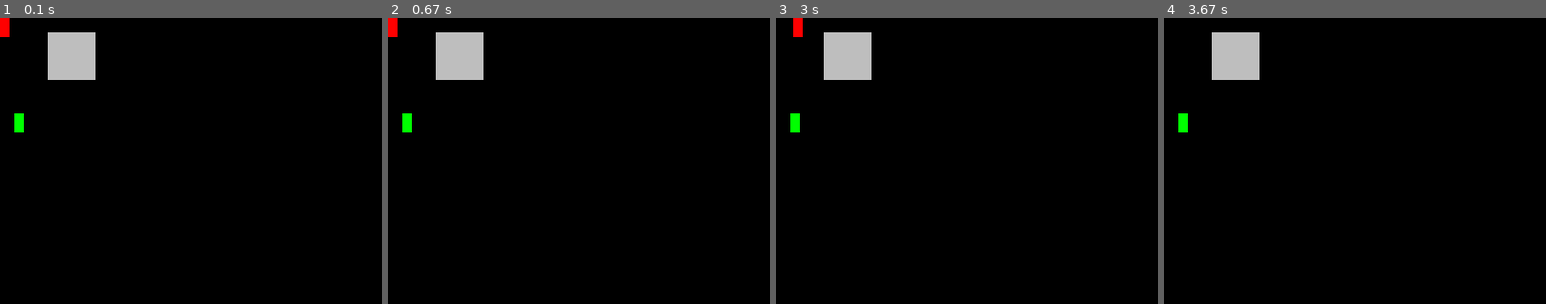
Above: before the commit, frames 1-4 (left to right).
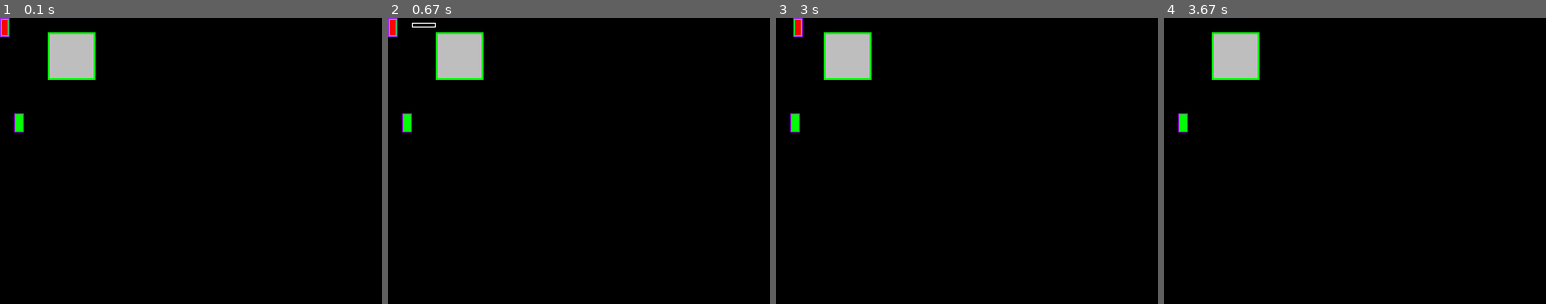
Above: after the commit, the same moments.

Repository: AbstractShard/YLPyGame
Game: pygame game, started from Code/main.py
The game is run twice, just before and just after one commit, with the same random seed, the same clock (stepped at 60 frames per second) and the same inputs.
Inputs (mouse positions are % of the whole screen's width and height, from its top left):
- Up to frame 1 (0.1 s): no input
- Up to frame 2 (0.67 s): click (50, 50) at 0.38 s
- Up to frame 3 (3 s): hold D 0.67-1.13 s; hold W 1.17-1.47 s; hold D 1.5-1.97 s; hold A 2-2.53 s; hold S 2.57-2.87 s; hold A from 2.9 s (still down)
- Up to frame 4 (3.67 s): release A at 3.3 s; hold W from 3.33 s (still down)
The pictures show only the part of the screen within x 0-50%, y 0-50%; the shares and areas given below are measured in that part.

The runs differ from the first frame. In frame 1, 0.5% of the frame differs, in the area x 0-25%, y 0-40%; in frame 2, 0.5%; in frame 3, 0.5%; in frame 4, 0.4%.

Commit message:
Fixed bugs: - Async between sprite and collision, attacks, hurtboxes Added: - draw_debug function. Used to draw debug stuff, such as collision, attacks, hurtbox rectangles.

Diff:
--- a/Code/basic.py
+++ b/Code/basic.py
@@ -24,22 +24,47 @@
     return image
 
 
+def draw_debug(screen, groups: list):
+    for group in groups:
+        for sprite in group.sprites():
+            if sprite.collider:
+                collider_image = pygame.Surface(sprite.collider.rect.size, pygame.SRCALPHA)
+                pygame.draw.rect(collider_image, "green", (0, 0, *sprite.collider.rect.size), 2)
+
+                screen.blit(collider_image, sprite.collider.rect.topleft)
+
+            if hasattr(sprite, "hurtbox"):
+                hurtbox_image = pygame.Surface(sprite.hurtbox.rect.size, pygame.SRCALPHA)
+                pygame.draw.rect(hurtbox_image, "purple", (0, 0, *sprite.hurtbox.rect.size), 1)
+
+                screen.blit(hurtbox_image, sprite.hurtbox.rect.topleft)
+
+            if hasattr(sprite, "curr_attacks") and sprite.curr_attacks:
+                for atk in sprite.curr_attacks:
+                    atk_image = pygame.Surface(atk.rect.size, pygame.SRCALPHA)
+                    pygame.draw.rect(atk_image, "red" if atk.can_attack else "white", (0, 0, *atk.rect.size), 1)
+
+                    screen.blit(atk_image, atk.rect.topleft)
+
+
 class CSprite(pygame.sprite.Sprite):
-    def __init__(self, pos: tuple, size: tuple, collision_type: str):
+    def __init__(self, start_pos: tuple, size: tuple, collision_type: str, relative_pos=None):
         super().__init__()
 
         self.image = pygame.Surface(size, pygame.SRCALPHA)
         self.image.fill("white")
 
-        self.rect = pygame.Rect(pos, self.image.get_rect().size)
+        self.rect = pygame.Rect(start_pos, self.image.get_rect().size)
         self.mask = pygame.mask.from_surface(self.image)
 
         self.collision_type = collision_type
+        self.relative_pos = relative_pos if relative_pos else (0, 0)
 
 
 class Attack(CSprite):
-    def __init__(self, pos: tuple, size: tuple, collision_type: str, frame_time: int, damage: int, cooldown: int, movable=True):
-        super().__init__(pos, size, collision_type)
+    def __init__(self, start_pos: tuple, relative_pos: tuple, size: tuple, collision_type: str, frame_time: int,
+                 damage: int, cooldown: int, movable=True):
+        super().__init__(start_pos, size, collision_type, relative_pos)
 
         self.frame_time = frame_time
         self.damage = damage
@@ -47,12 +72,11 @@
         self.movable = movable
 
         self.can_attack = True
-        self.relative_pos = pos
         self.exit_frame = 0
         self.counter = self.cooldown
 
-    def setup(self, move_pos: tuple, exit_frame: int):
-        self.rect.x, self.rect.y = move_pos
+    def setup(self, pos: tuple, exit_frame: int):
+        self.rect.x, self.rect.y = pos
 
         self.can_attack = True
         self.exit_frame = exit_frame
@@ -60,7 +84,8 @@
 
 
 class Part(pygame.sprite.Sprite):
-    def __init__(self, groups: list, collide_with: list, pos: tuple, have_collision=False, collider_size=(50, 50)):
+    def __init__(self, groups: list, collide_with: list, pos: tuple,
+                 have_collision=False, collider_size=(50, 50), collider_pos=None):
         super().__init__(*groups)
 
         # basics
@@ -69,7 +94,7 @@
 
         # collision
         self.collide_with = collide_with.copy()
-        self.collider = CSprite(pos, collider_size, "rect") if have_collision else None
+        self.collider = CSprite(pos, collider_size, "rect", collider_pos) if have_collision else None
 
         # for testing
         if self.__class__ == Part:
@@ -85,7 +110,9 @@
         self.rect = pygame.Rect(pos, self.image.get_rect().size)
 
     def update_collider(self, update_mask=False):
-        self.collider.rect.move_ip(self.rect.x - self.collider.rect.x, self.rect.y - self.collider.rect.y)
+        self.collider.rect.x = self.rect.x + self.collider.relative_pos[0]
+        self.collider.rect.y = self.rect.y + self.collider.relative_pos[1]
+
         if update_mask:
             self.collider.mask = pygame.mask.from_surface(self.collider.image)
 
@@ -111,8 +138,9 @@
 
 
 class Entity(Part):
-    def __init__(self, groups: list, collide_with: list, to_attack: list, pos: tuple, health: int, hurtbox_size: tuple, have_collision=False, collider_size=(10, 20)):
-        super().__init__(groups, collide_with, pos, have_collision, collider_size)
+    def __init__(self, groups: list, collide_with: list, to_attack: list, pos: tuple, health: int, hurtbox_size: tuple,
+                 have_collision=False, collider_size=(10, 20), collider_pos=None, hurtbox_pos=None):
+        super().__init__(groups, collide_with, pos, have_collision, collider_size, collider_pos)
 
         self.frame = 0
         self.health = health
@@ -120,7 +148,7 @@
         self.to_attack = to_attack.copy()
         self.curr_attacks = []
 
-        self.hurtbox = CSprite(pos, hurtbox_size, "rect")
+        self.hurtbox = CSprite(pos, hurtbox_size, "rect", hurtbox_pos)
 
         # for testing
         if self.__class__ == Entity:
@@ -180,19 +208,21 @@
         self.frame = self.frame + 1 if self.curr_attacks else 0
 
     def update_boxes(self):
-        self.hurtbox.rect.move_ip(self.rect.x - self.hurtbox.rect.x, self.rect.y - self.hurtbox.rect.y)
+        self.hurtbox.rect.x = self.rect.x + self.hurtbox.relative_pos[0]
+        self.hurtbox.rect.y = self.rect.y + self.hurtbox.relative_pos[1]
 
         for atk in self.curr_attacks:
             if atk.movable:
-                atk.rect.move_ip(self.rect.x - atk.rect.x, self.rect.y - atk.rect.y)
+                atk.rect.x = self.rect.x + atk.relative_pos[0]
+                atk.rect.y = self.rect.y + atk.relative_pos[1]
 
 
 class Player(Entity):
-    def __init__(self, groups: list, collide_with: list, to_attack: list):
-        super().__init__(groups, collide_with, to_attack, (0, 0), 100, (10, 20), True, (10, 20))
+    def __init__(self, groups: list, collide_with: list, to_attack: list, pos=(0, 0)):
+        super().__init__(groups, collide_with, to_attack, pos, 100, (10, 20), True, (10, 20))
 
         # part
-        self.setup_basics((0, 0), tsize=(10, 20), tcolor="red")
+        self.setup_basics(pos, tsize=(10, 20), tcolor="red")
 
         # binds
         self.keyboard = {"UP": pygame.K_w, "RIGHT": pygame.K_d, "DOWN": pygame.K_s, "LEFT": pygame.K_a}
@@ -203,7 +233,7 @@
         self.speed = 1
 
         # attack
-        TEST_ATTACK = Attack((25, 5), (25, 5), "rect", 15, 25, 1000)
+        TEST_ATTACK = Attack(self.rect.topleft, (25, 5), (25, 5), "rect", 15, 25, 50)
 
         self.attack_binds = {"LEFT": TEST_ATTACK, "MIDDLE": None, "RIGHT": None}
         self.simult_attacks = 1
--- a/Code/main.py
+++ b/Code/main.py
@@ -39,6 +39,8 @@
         ENTITY_GROUP.draw(SCREEN)
         PLAYER_GROUP.draw(SCREEN)
 
+        basic.draw_debug(SCREEN, [ENVIRONMENT_GROUP, ENTITY_GROUP, PLAYER_GROUP])
+
         pygame.display.flip()
         CLOCK.tick(FPS)
     pygame.quit()
